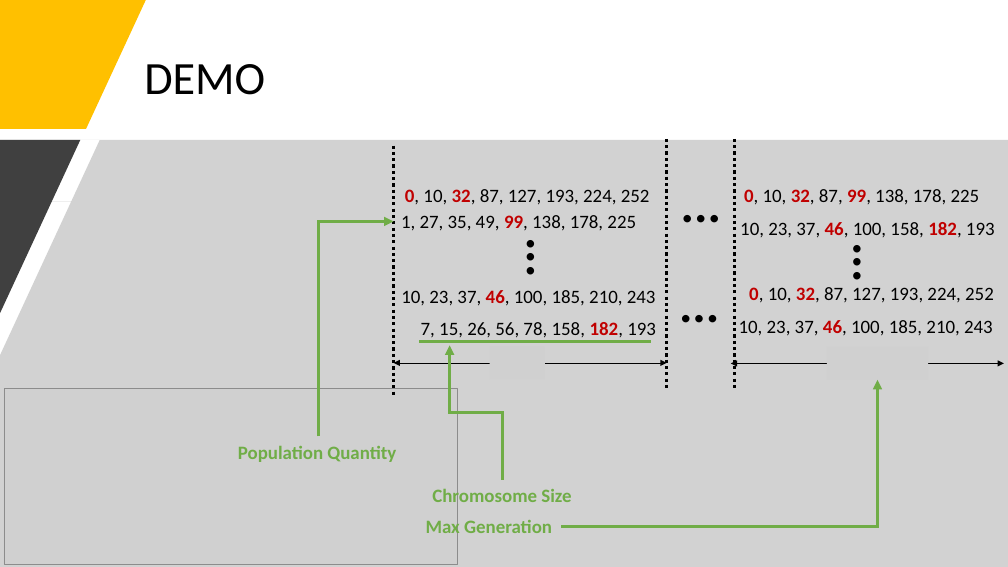
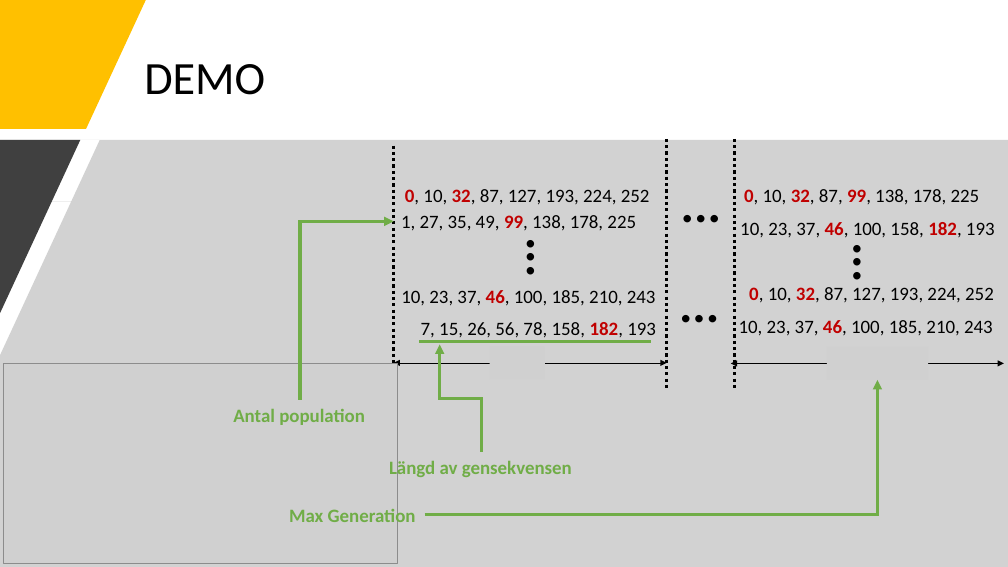
Before and after one commit to mo-mosverkstad/artificial_intelligence_algorithm, a slide deck: slide 21 of genetic_algorithm/JavaScriptCode/compressImageGSEA/GSEA.pptx. Drawn at 1008x567 pixels with LibreOffice and Linux fonts; fonts in the diff are those of the drawing; grey boxes stand for pictures. Boxes give left, top, right and bottom in pixels: in the first picture for what was removed or moved away, otherwise in the second. Text is boxed around its words. In the diff, an @@ line names an element or a change of style, - is before the commit and + after.

Commit message:
Update slides and demo
Update slides and demo

```diff
--- a/genetic_algorithm/JavaScriptCode/compressImageGSEA/GSEA.pptx
+++ b/genetic_algorithm/JavaScriptCode/compressImageGSEA/GSEA.pptx
@@ elbow arrow moved from (318, 436) - (394, 222) to (300, 400) - (394, 222) @@
@@ elbow arrow moved from (503, 479) - (450, 346) to (482, 452) - (440, 345) @@
@@ picture: place and size @@
-picture at (4, 388, 457, 565)
+picture at (3, 364, 398, 563)
@@ elbow arrow moved from (561, 527) - (878, 380) to (425, 515) - (878, 380) @@
@@ text at (233, 409, 365, 425): text changed @@
-Population Quantity
+Antal population
@@ text at (389, 458, 572, 479): text changed @@
-Chromosome Size
+Längd av gensekvensen
@@ text "Max Generation": place and size @@
-text "Max Generation" at (426, 518, 552, 539)
+text "Max Generation" at (289, 506, 416, 527)
```
Also in this commit, not shown: 21 other slides changed, 3 other files.
